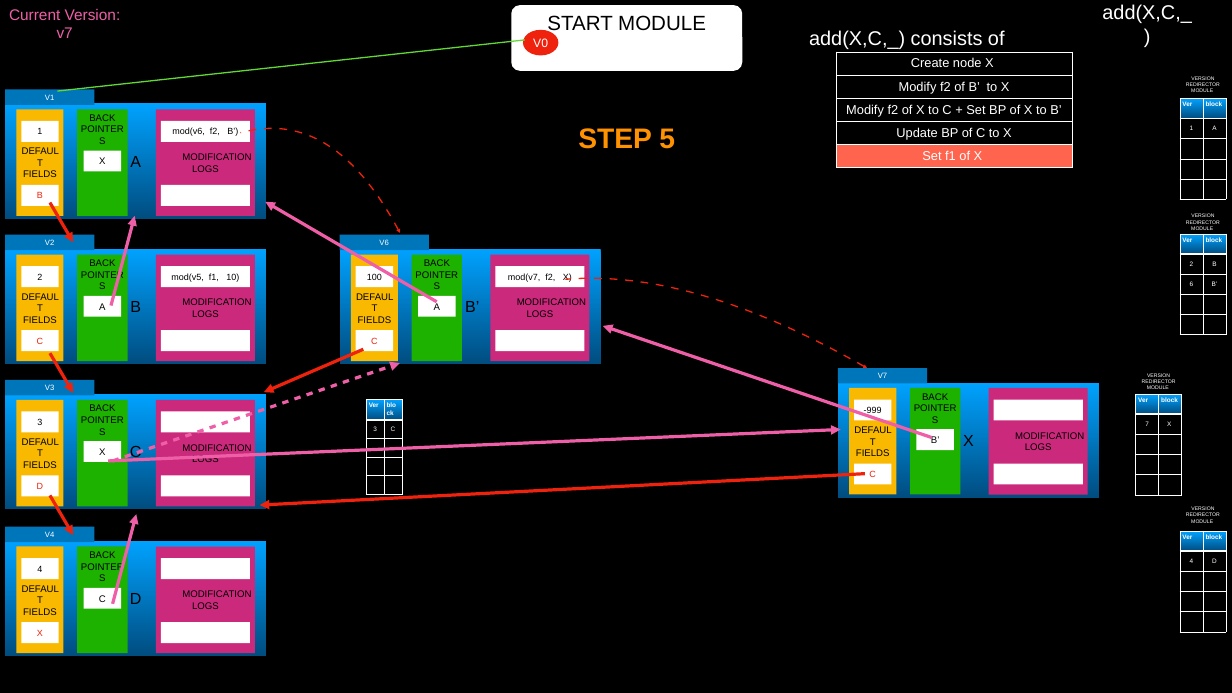
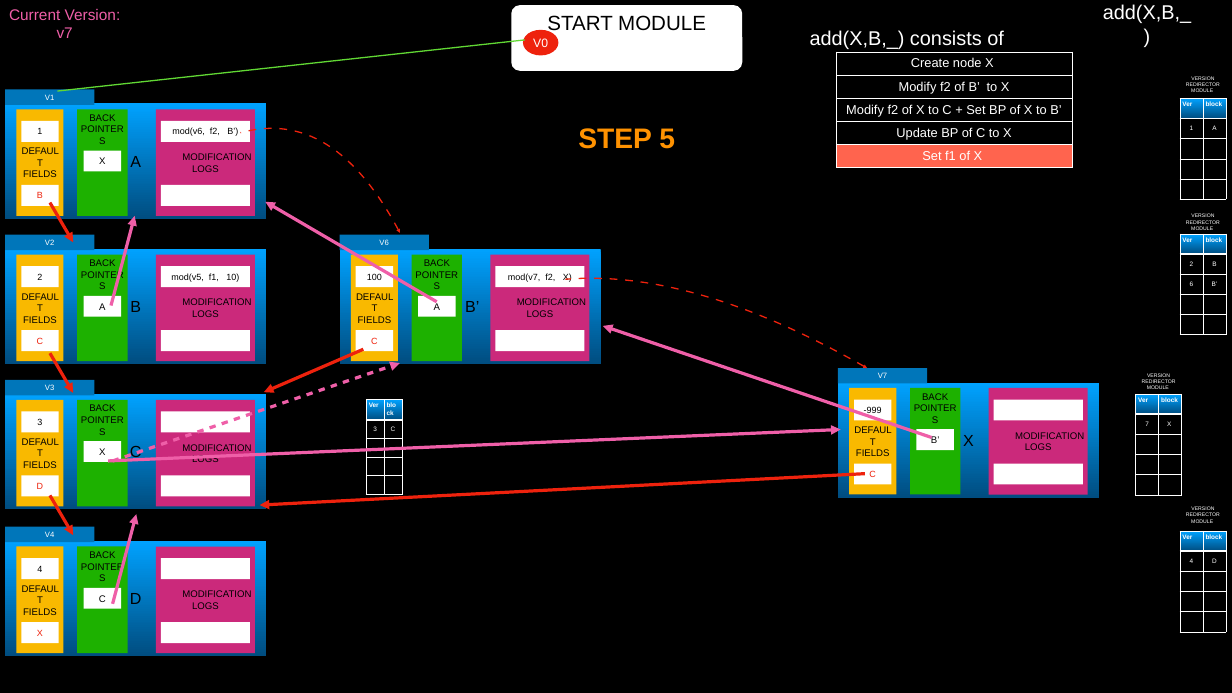
Before and after one commit to SirArthur7/PersistantDataStructure, a slide deck: slide 33 of Our_Presentation_slides/Partialpersistent_pointerM.pptx. Drawn at 1232x693 pixels with LibreOffice and Linux fonts; fonts in the diff are those of the drawing. Boxes give left, top, right and bottom in pixels: in the first picture for what was removed or moved away, otherwise in the second. Text is boxed around its words. In the diff, an @@ line names an element or a change of style, - is before the commit and + after.

```diff
--- a/Our_Presentation_slides/Partialpersistent_pointerM.pptx
+++ b/Our_Presentation_slides/Partialpersistent_pointerM.pptx
@@ text at (1103, 4, 1191, 23): text changed @@
-add(X,C,_)
+add(X,B,_)
@@ text at (810, 30, 1004, 49): text changed @@
-add(X,C,_) consists of
+add(X,B,_) consists of
```
Also in this commit, not shown: 10 other slides changed, 11 other files.
